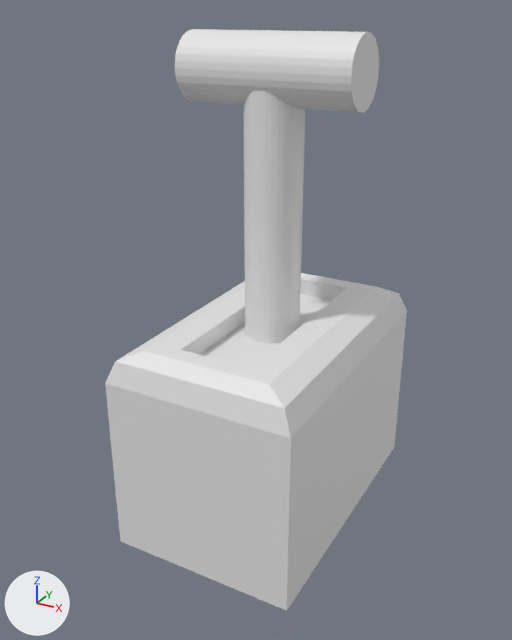
What one commit did to the Blender file Assets/Models/Rocket/Lever.blend.
One viewpoint serves both versions: a 50 mm camera at (1.065, -2.056, 1.182) aimed at (-0.032, -0.063, 0.185). Every picture has the same lights, and +X, +Y and +Z are marked at lower left.

The first picture shows 'Throttle'.
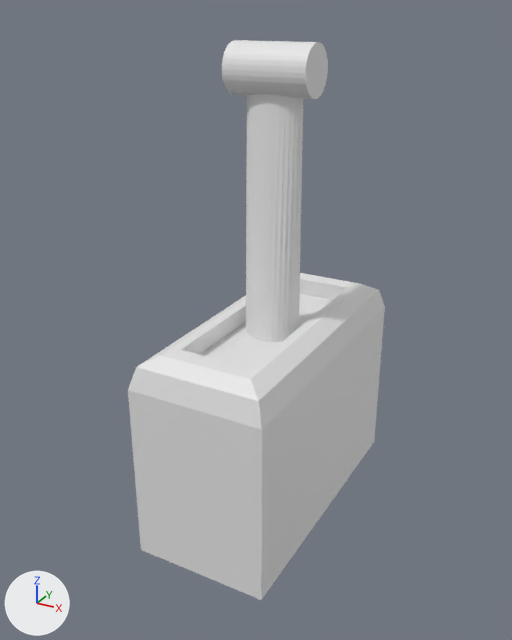
Where the change shows, as pixel boxes [x1, y1, x2, y2] in the pictures (512 x 640 px; the box of a moved part takes in the faces that stretch with it):
'Throttle', reshaped (15% narrower): before [105, 29, 407, 611]; after [128, 40, 385, 600]
part 1 of me_cube_006, moved or reshaped: before [175, 29, 379, 113]; after [222, 40, 328, 99]
part 2 of me_cube_006, moved or reshaped: before [244, 91, 305, 343]; after [246, 94, 303, 342]
part 3 of me_cube_006, moved or reshaped: before [105, 273, 407, 611]; after [128, 273, 385, 600]

What the commit changed:
me_cube_006 is used by ob_throttle; location (0.0, 0.0, 0.0).
Before the commit, vertices of me_cube_006: 0 (-0.33, -0.52, -0.57) at pixel (120, 541), 1 (-0.33, 0.52, -0.57), 2 (0.33, -0.52, -0.57) at pixel (286, 610), 3 (0.33, 0.52, -0.57) at pixel (394, 447), 133 (-0.33, -0.52, 0.08) at pixel (105, 383).
Before the commit, vertices of me_cube_006: 136 (-0.33, 0.52, 0.08), 139 (0.33, -0.52, 0.08) at pixel (290, 438), 142 (0.33, 0.52, 0.08) at pixel (406, 310).
me_cube_006 had 152 vertices, 90 faces and spanned x -0.33..0.33, y -0.52..0.52, z -0.57..1.12.
me_cube_006 now has 152 vertices, 90 faces and spans x -0.24..0.24, y -0.52..0.52, z -0.57..1.09.
me_cube_006 part 1: the loose piece of 64 vertices spanning x -0.3..0.3, y -0.11..0.11, z 0.9..1.12 is scaled about its middle by (0.48, 0.728, 0.728).
me_cube_006 part 2: 30 of the vertices in x -0.1..0.1, y -0.1..0.1, z 0.95 are scaled about their middle by (1, 0.391, 1).
Part 3, on me_cube_006:
Vertices 2, 3, 139, 142 of me_cube_006 move by (-0.09, 0.0, 0.0).
Vertices 0, 1, 133, 136 of me_cube_006 move by (0.09, 0.0, 0.0).
Vertex 134 of me_cube_006 moves from (-0.3, -0.5, 0.15) at pixel (115, 361) to (-0.22, -0.5, 0.15) at pixel (136, 367).
Vertex 137 of me_cube_006 moves from (-0.3, 0.5, 0.15) to (-0.22, 0.5, 0.15).
Vertex 140 of me_cube_006 moves from (0.3, -0.5, 0.15) at pixel (284, 408) to (0.22, -0.5, 0.15) at pixel (258, 401).
Vertex 143 of me_cube_006 moves from (0.3, 0.5, 0.15) at pixel (399, 293) to (0.22, 0.5, 0.15) at pixel (379, 289).
Vertex 144 of me_cube_006 moves from (-0.22, -0.45, 0.19) at pixel (144, 351) to (-0.16, -0.45, 0.19) at pixel (159, 355).
Vertex 145 of me_cube_006 moves from (-0.22, 0.45, 0.19) to (-0.16, 0.45, 0.19).
Vertex 146 of me_cube_006 moves from (0.22, 0.45, 0.19) at pixel (376, 286) to (0.16, 0.45, 0.19) at pixel (361, 283).
Vertex 147 of me_cube_006 moves from (0.22, -0.45, 0.19) at pixel (269, 384) to (0.16, -0.45, 0.19) at pixel (250, 379).
